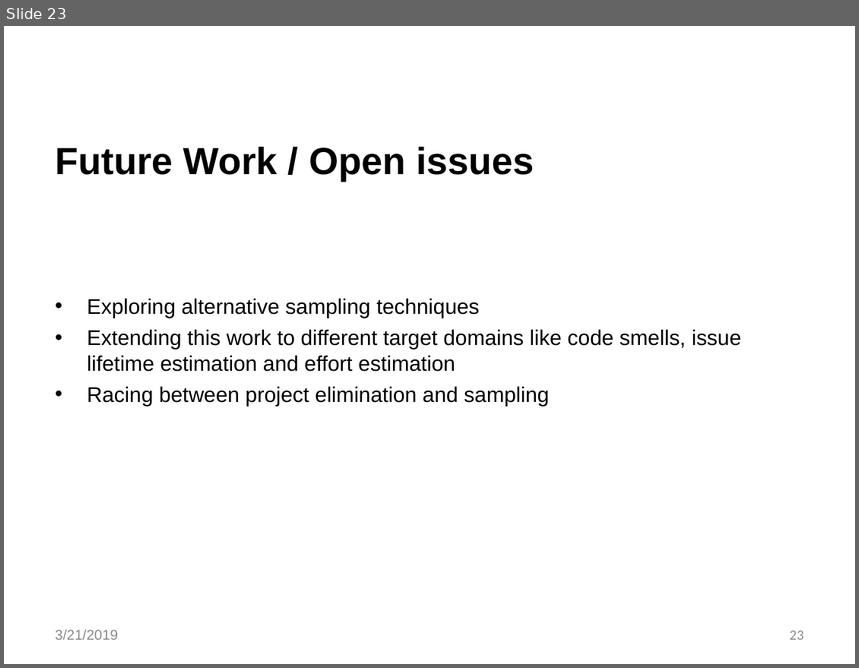
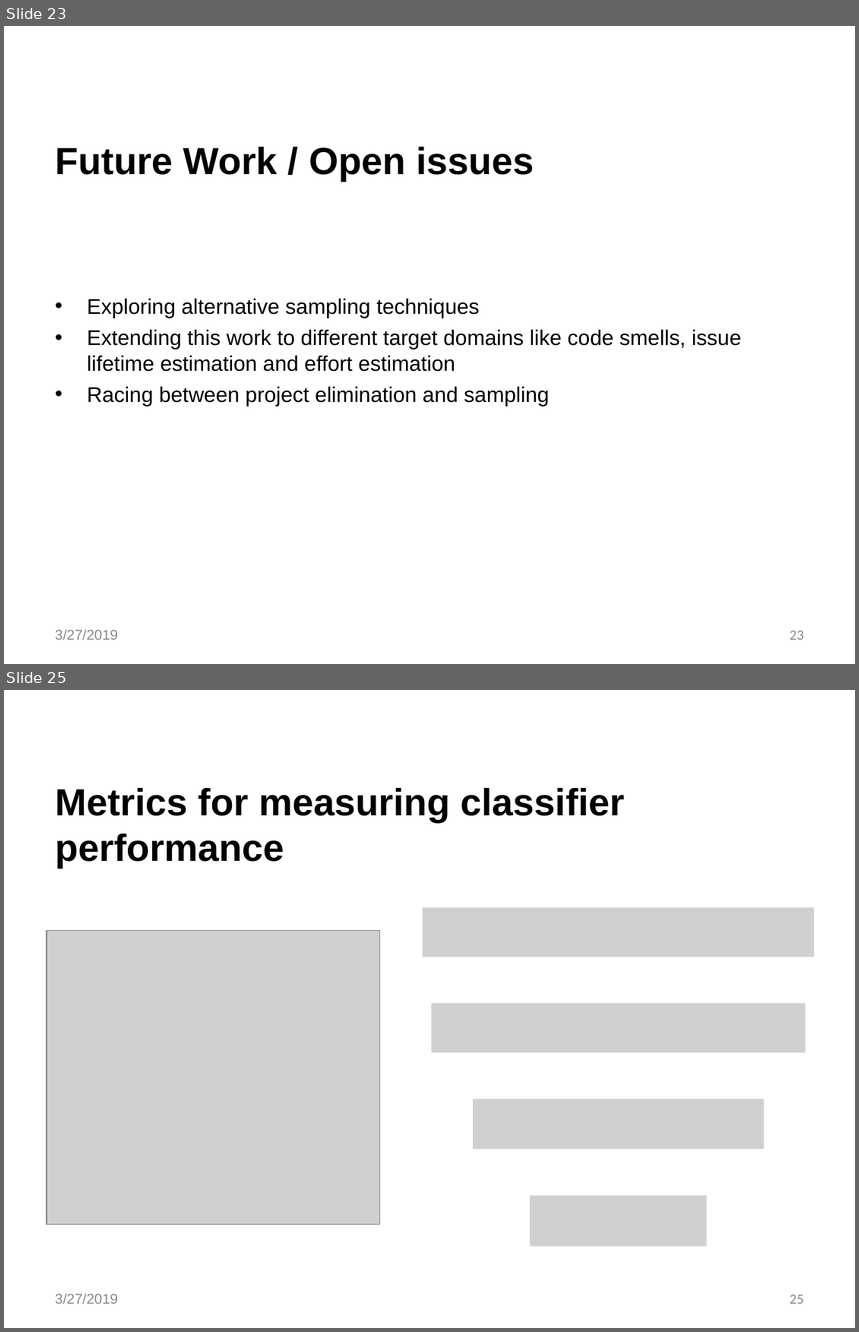
Before and after one commit to akshaynalwaya/Thesis-project-Bellwethers, a slide deck: Bellwethers.pptx. Shown one above the other, each under a label of ours: slide 23 before the commit, slides 23 and 25 after it; the slides between them are not shown. The pictures are 859x668 and 859x1332 pixels, drawn with LibreOffice and Linux fonts; fonts in the diff are those of the drawing; grey boxes stand for pictures; background and template pictures are left out. Boxes give left, top, right and bottom in pixels: in the first picture for what was removed or moved away, otherwise in the second. Text is boxed around its words. In the diff, an @@ line names an element or a change of style, - is before the commit and + after.

```diff
--- a/Bellwethers.pptx
+++ b/Bellwethers.pptx
@@ slide 25 added at (4,690,855,1328), background #FFFFFF @@
@@ title added at (55,788,625,869), 32 pt, text #000000, bold @@
+Metrics for measuring classifier performance
@@ picture added at (423,908,814,958) @@
@@ picture added at (47,930,379,1224) @@
@@ picture added at (431,1003,805,1053) @@
@@ picture added at (473,1100,764,1150) @@
@@ picture added at (530,1195,707,1246) @@
@@ text added at (55,1293,118,1304), 12 pt, text #888888 @@
+3/27/2019
@@ page number added at (790,1295,804,1304), 12 pt, text #888888 @@
+25
@@ slide 23 changed as well @@
@@ text at (55,629,118,640): text changed @@
-3/21/2019
+3/27/2019
```
Also in this commit, not shown: 22 other slides changed, 4 other slides added, 11 other files.
